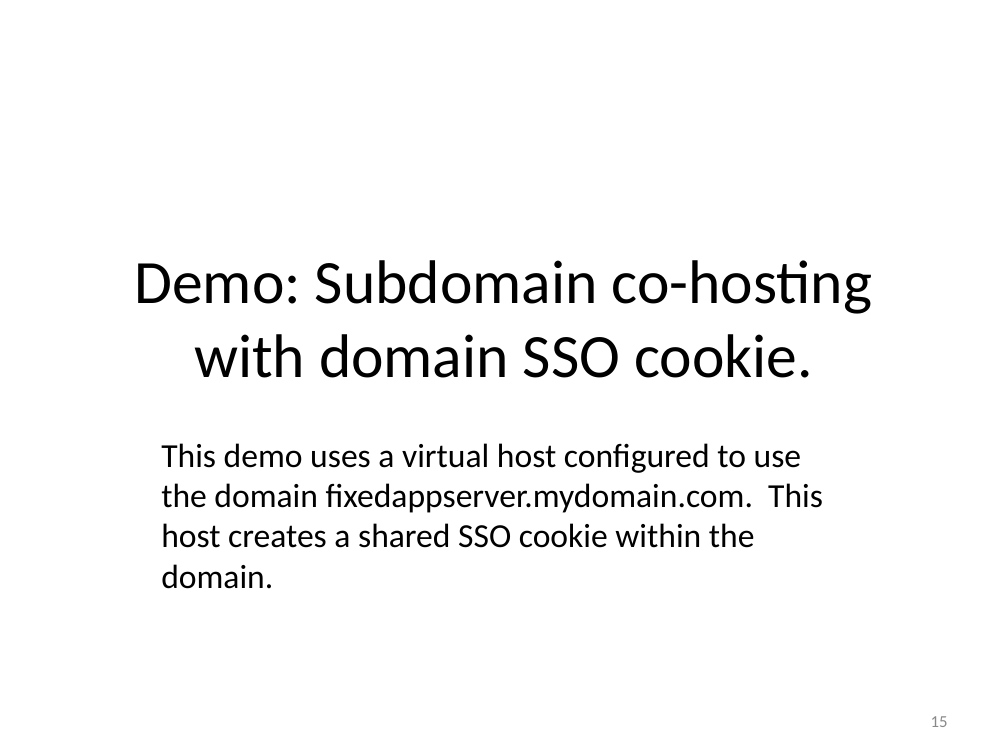
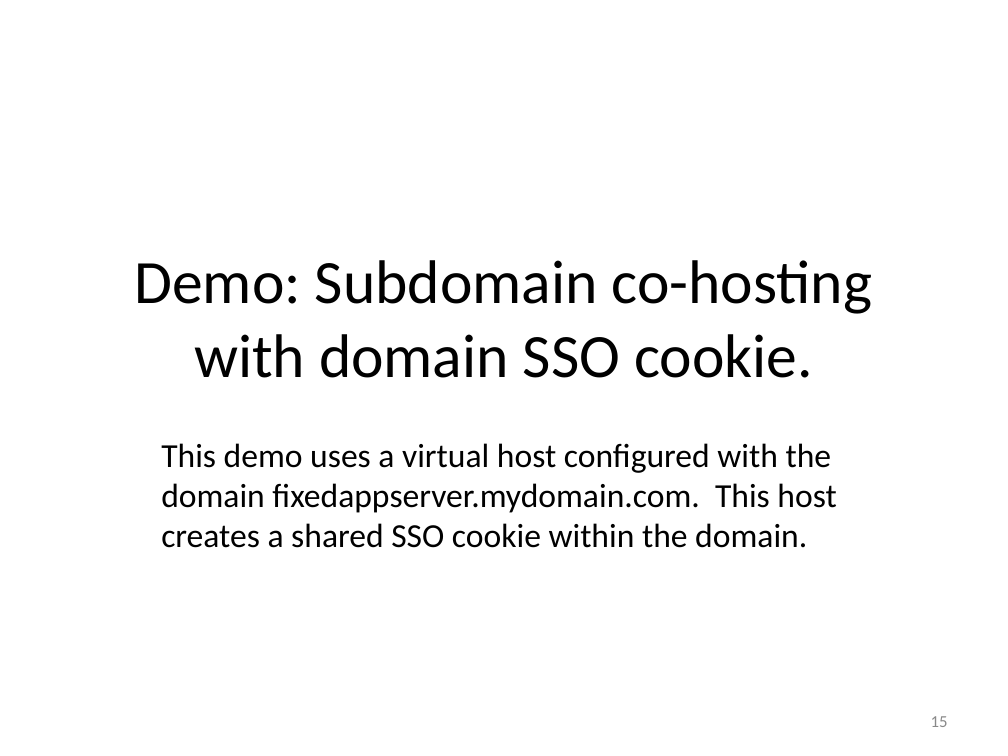
Before and after one commit to EdCharbeneau/CodePaLOUsa, a slide deck: slide 15 of 2013/LocalStorageSecurity/LocalStoragePresentation.ppt. Drawn at 1008x756 pixels with LibreOffice and Linux fonts; fonts in the diff are those of the drawing. Boxes give left, top, right and bottom in pixels: in the first picture for what was removed or moved away, otherwise in the second. Text is boxed around its words. In the diff, an @@ line names an element or a change of style, - is before the commit and + after.

```diff
--- a/2013/LocalStorageSecurity/LocalStoragePresentation.ppt
+++ b/2013/LocalStorageSecurity/LocalStoragePresentation.ppt
@@ subtitle at (x1=161, y1=443, x2=836, y2=548): text changed @@
-This demo uses a virtual host configured to use the domain fixedappserver.mydomain.com. This host creates a shared SSO cookie within the domain.
+This demo uses a virtual host configured with the domain fixedappserver.mydomain.com. This host creates a shared SSO cookie within the domain.
```
Also in this commit, not shown: 12 other slides changed.
